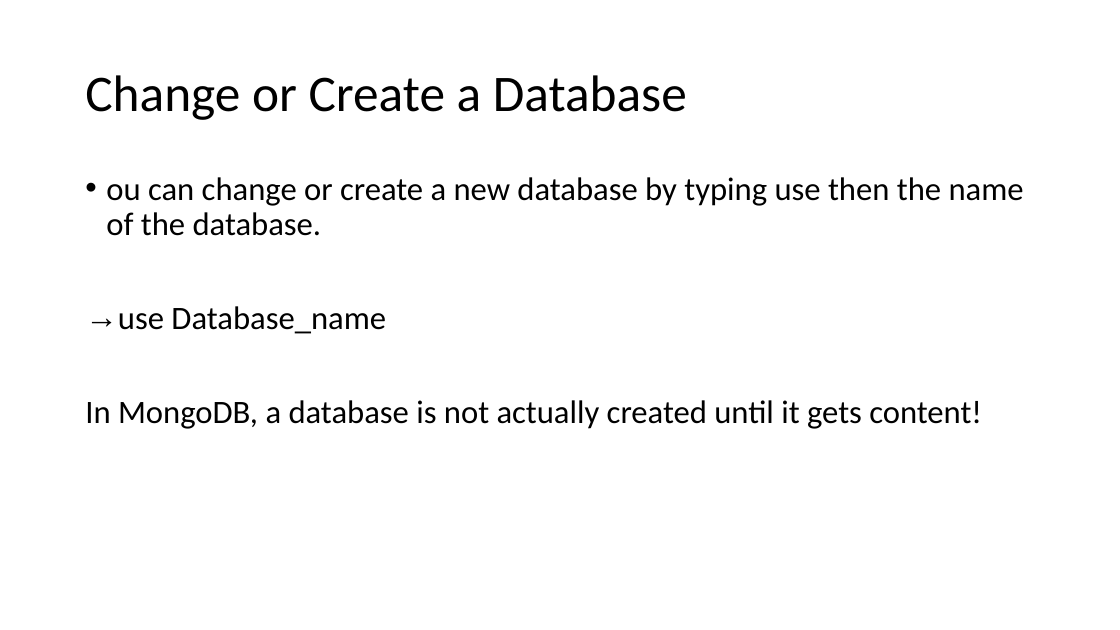
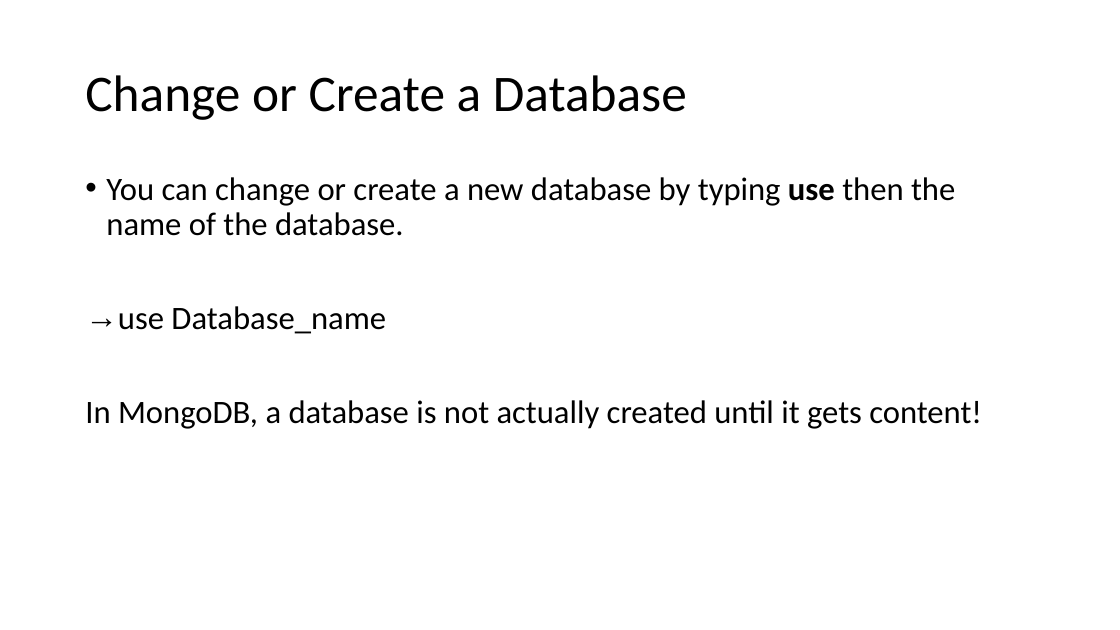
Before and after one commit to JohnMBITS/S3-BCA-DBMS, a slide deck: slide 5 of MONGODB.pptx. Drawn at 1120x630 pixels with LibreOffice and Linux fonts; fonts in the diff are those of the drawing. Boxes give left, top, right and bottom in pixels: in the first picture for what was removed or moved away, otherwise in the second. Text is boxed around its words. In the diff, an @@ line names an element or a change of style, - is before the commit and + after.

```diff
--- a/MONGODB.pptx
+++ b/MONGODB.pptx
@@ text at (106, 177, 955, 236): text changed @@
-• ou can change or create a new database by typing use then the name of the database.
+• You can change or create a new database by typing use then the name of the database.
```
Also in this commit, not shown: 3 other slides changed, 1 other file.
